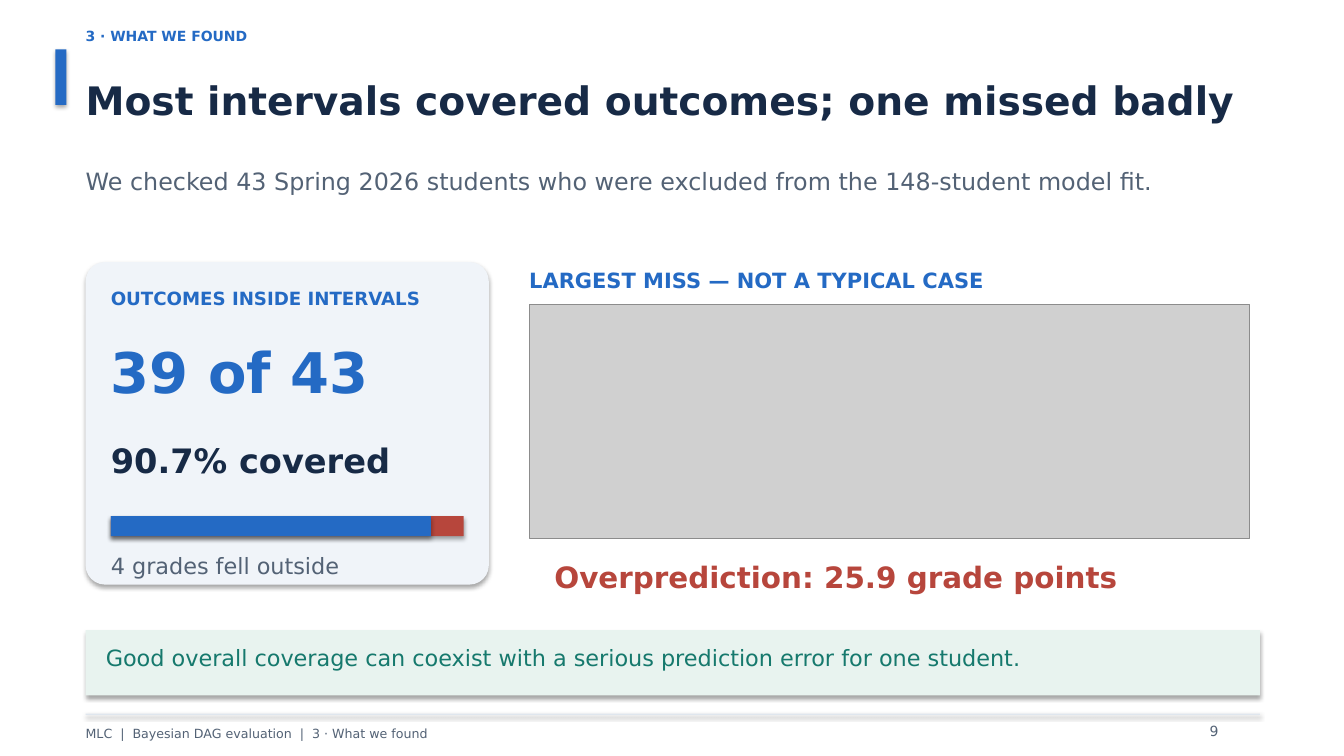
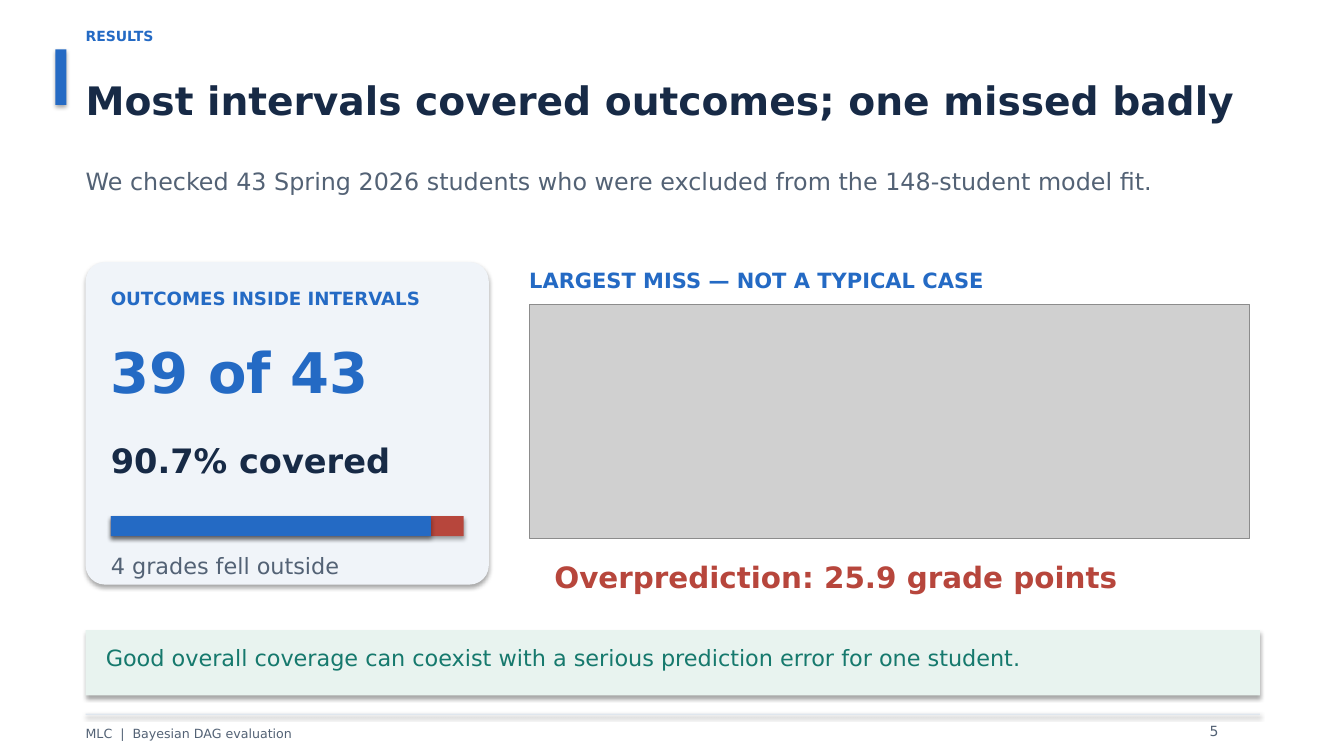
Before and after one commit to ayaan-27/UCI_Capstone_Project, a slide deck: slide 5 of deliverables/MLC_MCMC_and_Posterior_Sampling.pptx (slide 9 before the commit). Drawn at 1344x756 pixels with LibreOffice and Linux fonts; fonts in the diff are those of the drawing; grey boxes stand for pictures. Boxes give left, top, right and bottom in pixels: in the first picture for what was removed or moved away, otherwise in the second. Text is boxed around its words. In the diff, an @@ line names an element or a change of style, - is before the commit and + after.

```diff
--- a/deliverables/MLC_MCMC_and_Posterior_Sampling.pptx
+++ b/deliverables/MLC_MCMC_and_Posterior_Sampling.pptx
@@ text at (x1=86, y1=30, x2=154, y2=41): text changed @@
-3 · WHAT WE FOUND
+RESULTS
@@ text at (x1=86, y1=728, x2=292, y2=741): text changed @@
-MLC | Bayesian DAG evaluation | 3 · What we found
+MLC | Bayesian DAG evaluation
@@ text at (x1=1210, y1=726, x2=1219, y2=736): text changed @@
-9
+5
```
Also in this commit, not shown: 5 other slides changed, 6 slides removed, 4 other files.
